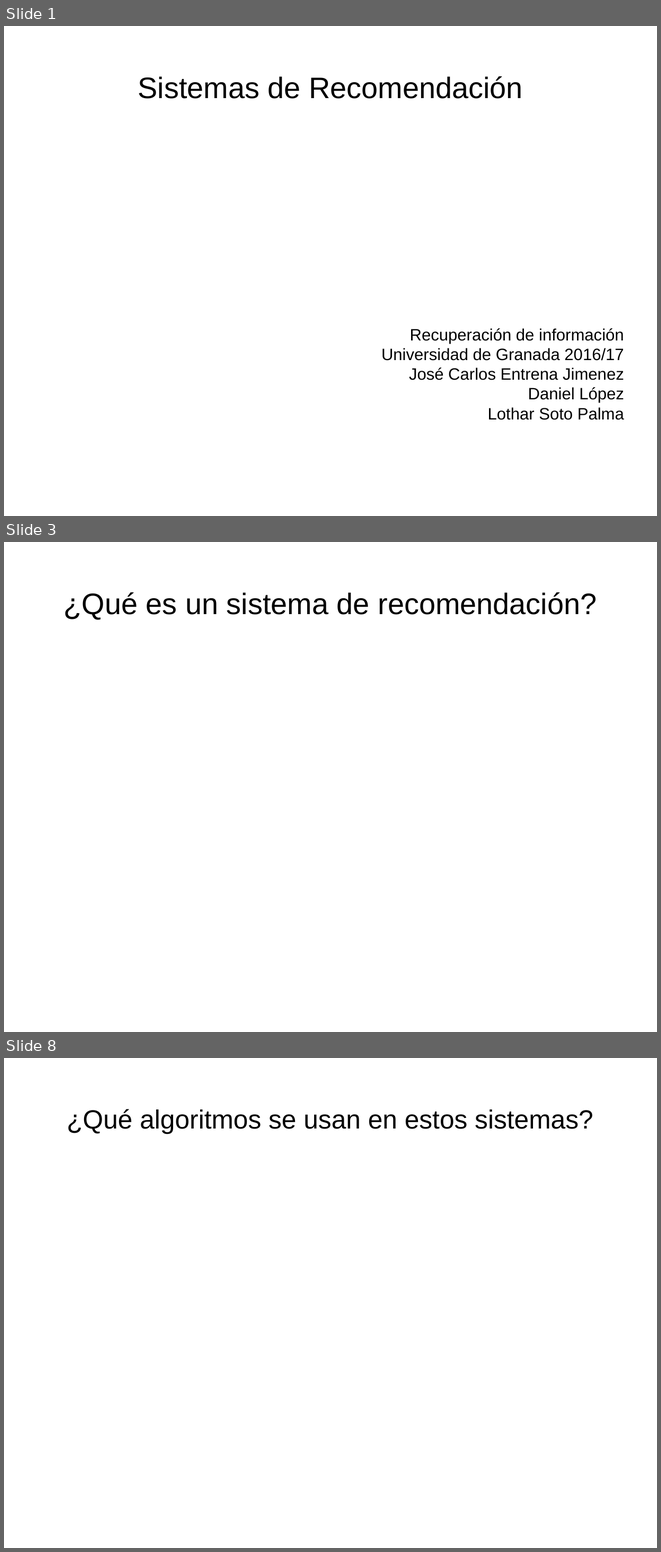
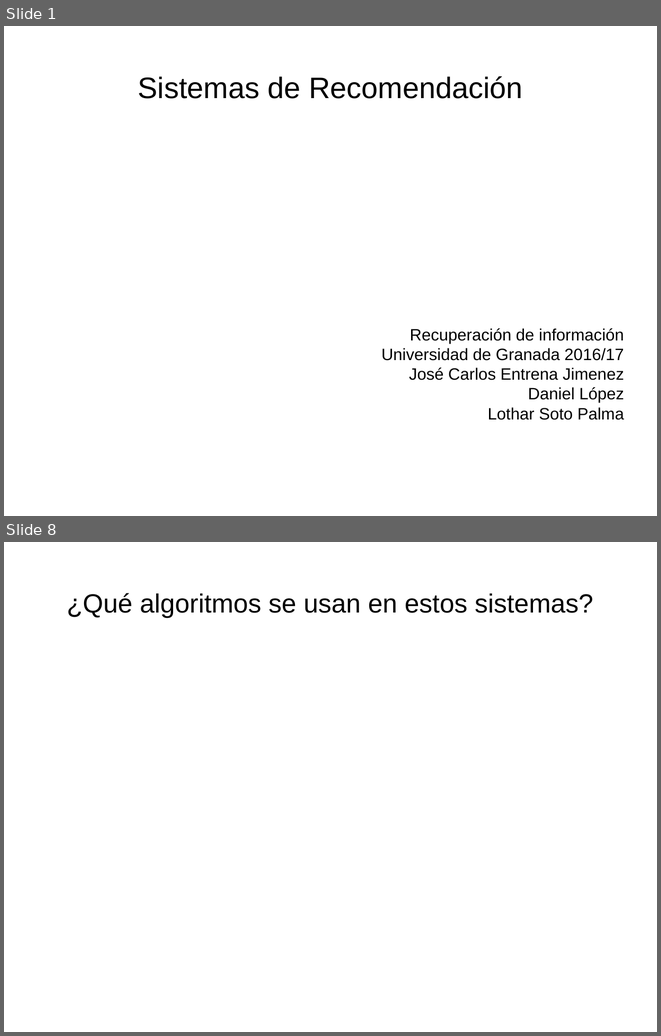
Before and after one commit to Lothar94/Recuperacion_Informacion, a slide deck: Practica 1/PresentacionSR.odp. Shown one above the other, each under a label of ours: slides 1, 3 and 8 before the commit, slides 1 and 8 after it; the slides between them are not shown. The pictures are 661x1552 and 661x1036 pixels, drawn with LibreOffice and Linux fonts; fonts in the diff are those of the drawing. Boxes give left, top, right and bottom in pixels: in the first picture for what was removed or moved away, otherwise in the second. Text is boxed around its words. In the diff, an @@ line names an element or a change of style, - is before the commit and + after.

```diff
--- a/Practica 1/PresentacionSR.odp
+++ b/Practica 1/PresentacionSR.odp
@@ slide 3 removed at box(4, 542, 657, 1032), background #FFFFFF @@
@@ title removed at box(64, 592, 597, 619) @@
-¿Qué es un sistema de recomendación?
```
Also in this commit, not shown: 4 slides changed, 2 slides added, 1 other slide removed, 13 other files.
